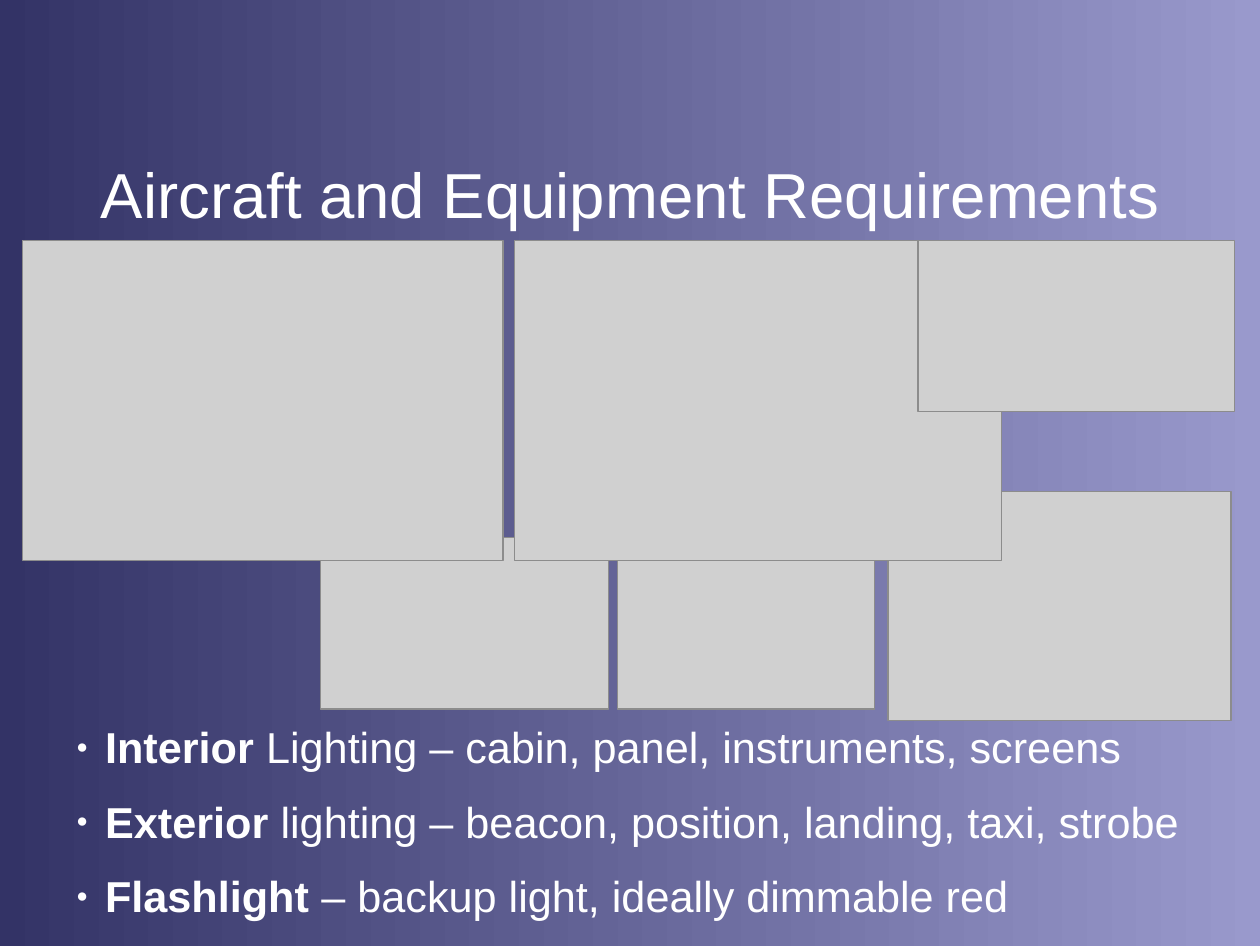
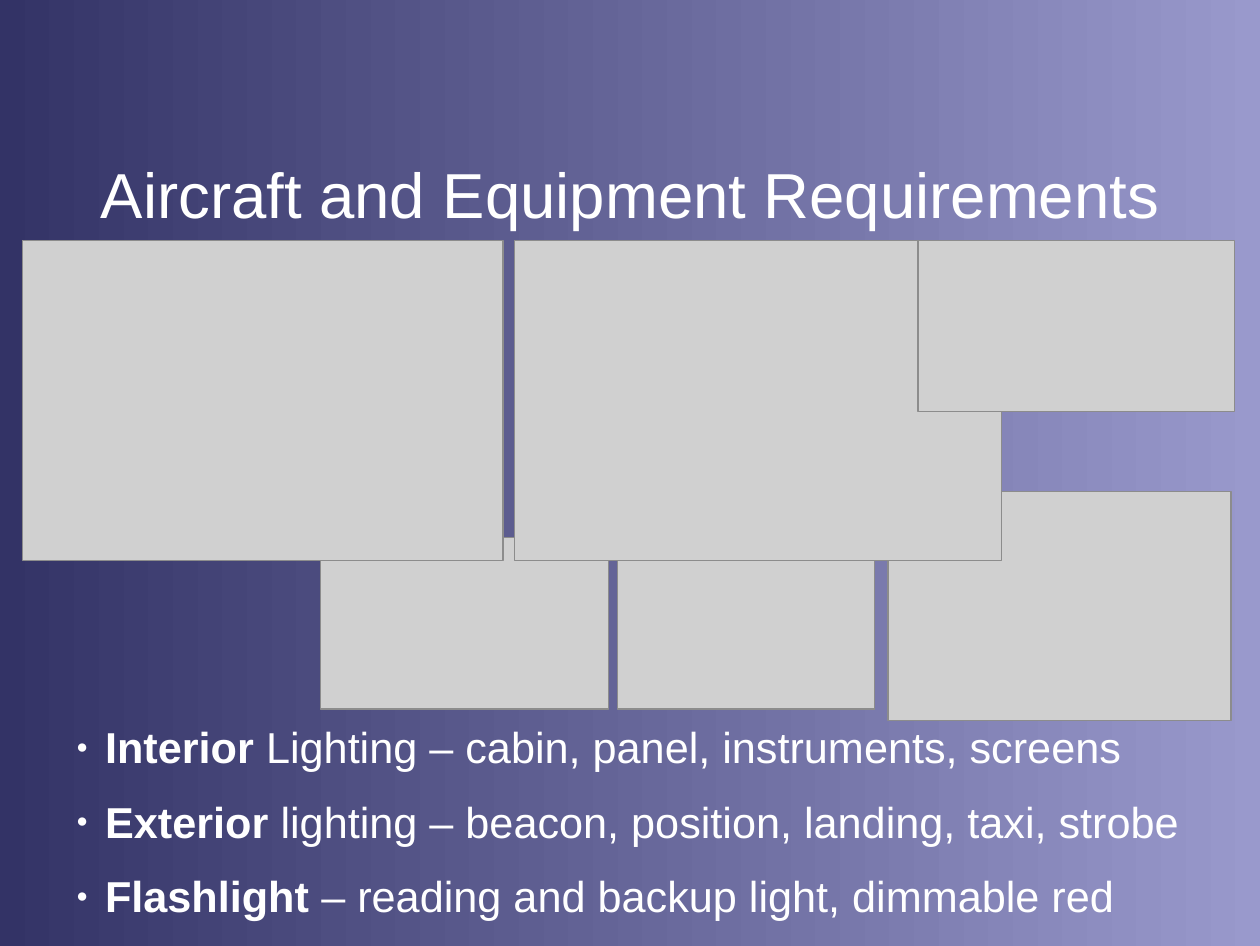
Before and after one commit to stephanheinemann/flight, a slide deck: slide 5 of FI/NightFlying/NightFlying.odp. Drawn at 1260x946 pixels with LibreOffice and Linux fonts; fonts in the diff are those of the drawing; grey boxes stand for pictures; background and template pictures are left out. Boxes give left, top, right and bottom in pixels: in the first picture for what was removed or moved away, otherwise in the second. Text is boxed around its words. In the diff, an @@ line names an element or a change of style, - is before the commit and + after.

```diff
--- a/FI/NightFlying/NightFlying.odp
+++ b/FI/NightFlying/NightFlying.odp
@@ text at <box>105,880,1113,920</box>: text changed @@
-● Flashlight – backup light, ideally dimmable red
+● Flashlight – reading and backup light, dimmable red
```
Also in this commit, not shown: 3 other slides changed, 1 other file.
